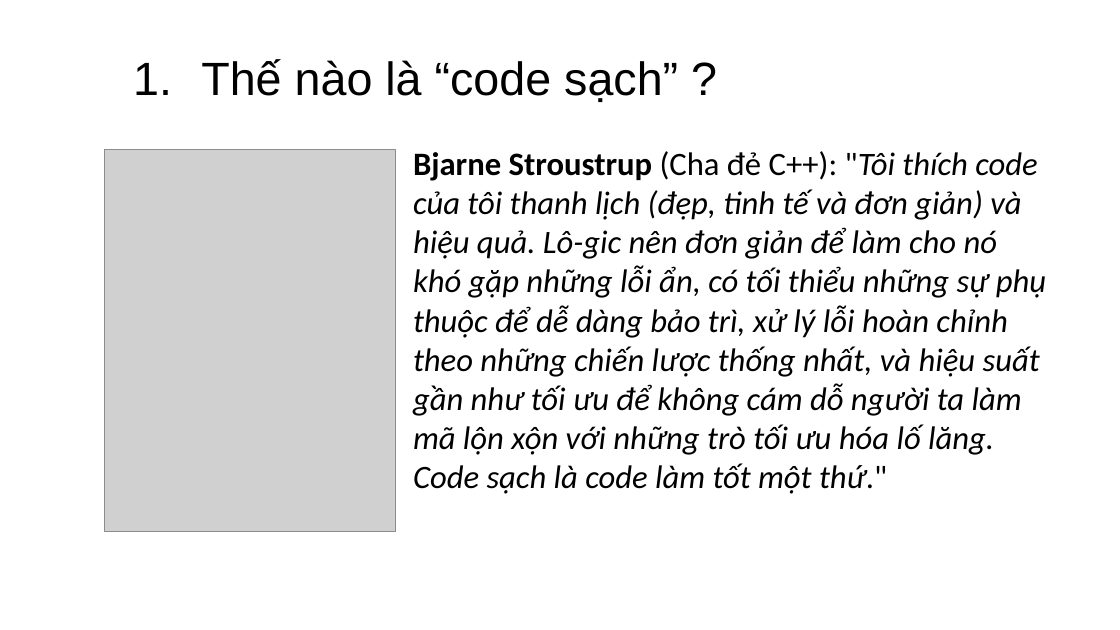
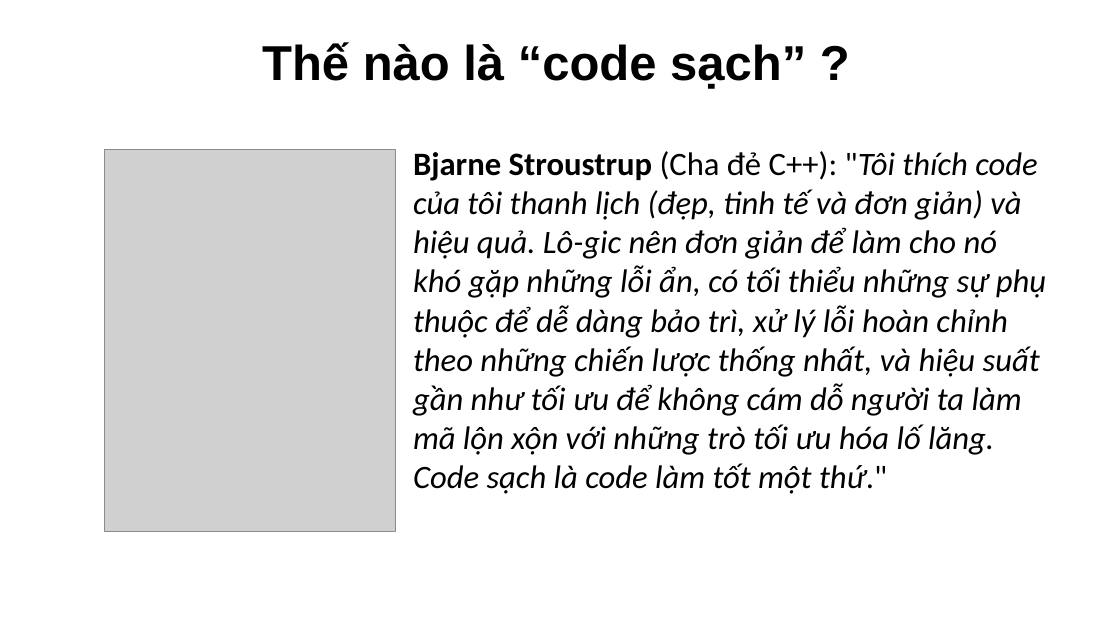
Before and after one commit to quocTuan02/demo, a slide deck: slide 3 of Note/CleanCode.pptx. Drawn at 1120x630 pixels with LibreOffice and Linux fonts; fonts in the diff are those of the drawing; grey boxes stand for pictures. Boxes give left, top, right and bottom in pixels: in the first picture for what was removed or moved away, otherwise in the second. Text is boxed around its words. In the diff, an @@ line names an element or a change of style, - is before the commit and + after.

```diff
--- a/Note/CleanCode.pptx
+++ b/Note/CleanCode.pptx
@@ text "Thế nào là “code sạch” ...": place and size @@
-text "Thế nào là “code sạch” ..." at [201, 59, 678, 102]
+text "Thế nào là “code sạch” ..." at [262, 42, 806, 89]
@@ text "Thế nào là “code sạch” ..." at [262, 42, 806, 89]: size 40 to 42 pt, bold on; alignment left to centre; bullet 1. to none @@
```
Also in this commit, not shown: 16 other slides changed, 4 slides added, 5 slides removed.
